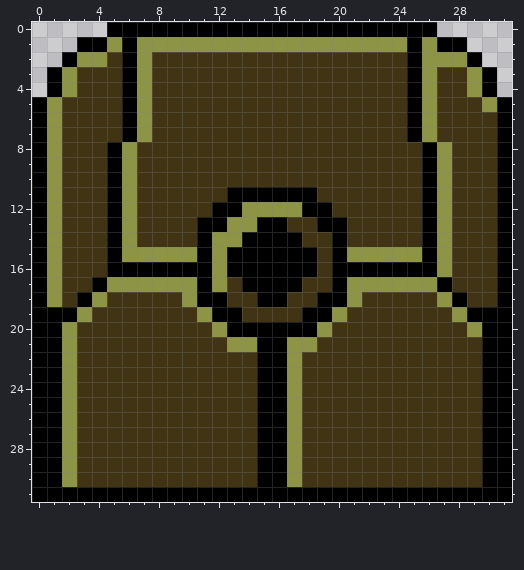
Two versions of one pixel-art sprite, src/assets/body.png. That is the earlier state.
The file is 32x32 pixels.
After:
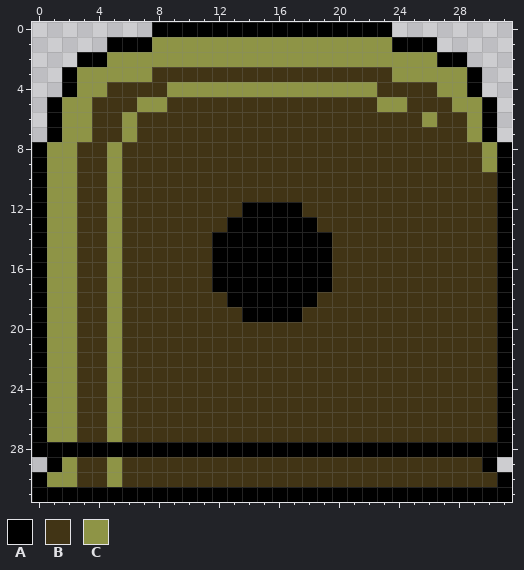
Palette (. is transparent): A #000000  B #413415  C #8e9446
What changed:
Changed rows in their new state; - is an unchanged pixel.
first column x 0:
 0 -----...----------------...-----
 1 ---..A-A----------------A-A..---
 2 --.AACC-CCCCCCCCCCCCCCCCCC-AA.--
 3 -.ACCCC-----------------CC-CCA.-
 4 -.ACC-BB-CCCCCCCCCCCCCC--BBCCA.-
 5 .ACC--B-C--------------CCBB-CCA.
 6 .ACC--CB-----------------B---CA.
 7 .ACC--CB-----------------BB--CA.
 8 --C--CB-------------------BB--C-
 9 --C--CB-------------------BB--C-
10 --C--CB-------------------BB----
11 --C--CB------BBBBBB-------BB----
12 --C--CB-----BBAAAABB------BB----
13 --C--CB----BBAA--AABB-----BB----
14 --C--CB----BAA----AAB-----BB----
15 --C--CBBBBBBA------ABBBBBBBB----
16 --C--CBBBBBBA------ABBBBBBBB----
17 --C-B-BBBBBBAA----AABBBBBBBB----
18 --CBBC----BBBAA--AABBB-----BB---
19 -CCB-C-----BBBAAAABBB-------BBB-
20 -C---C------BBBBBBBB---------BB-
21 -C---C-------BBBBBB-----------B-
22 -C---C---------BBB------------B-
23 -C---C---------BBB------------B-
24 -C---C---------BBB------------B-
25 -C---C---------BBB------------B-
26 -C---C---------BBB------------B-
27 -C---C---------BBB------------B-
28 --AAAAAAAAAAAAA--AAAAAAAAAAAAA--
29 .----C---------BBB-------------.
30 -C---C---------BBB------------B-
Changed places in both pictures, as pixel boxes (x1, y1, x2, y2):
changed: (32, 22, 512, 487)
